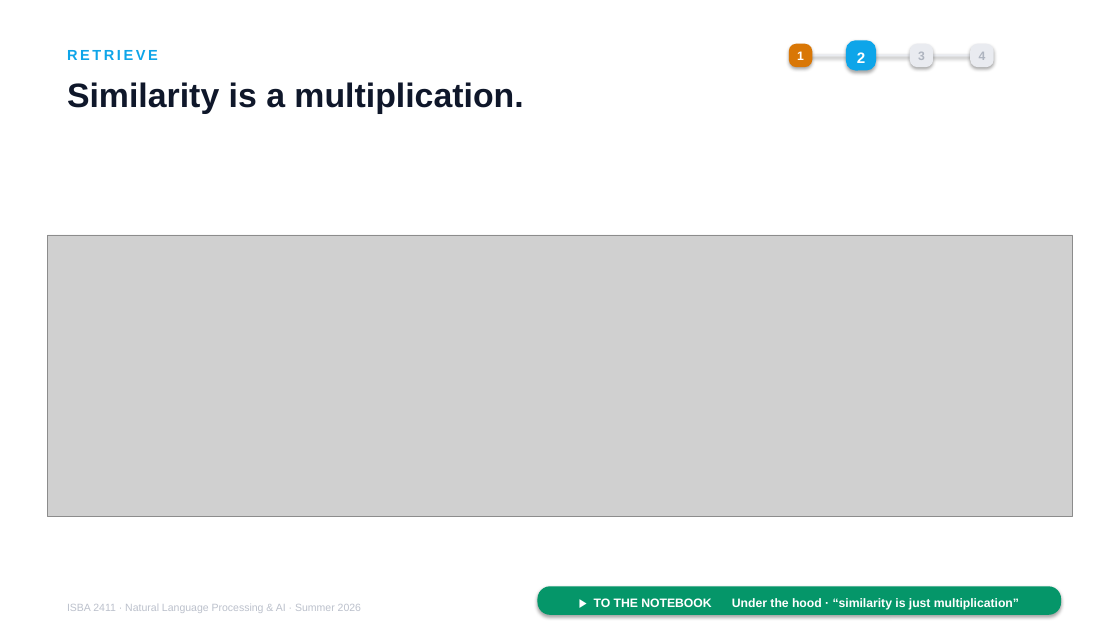
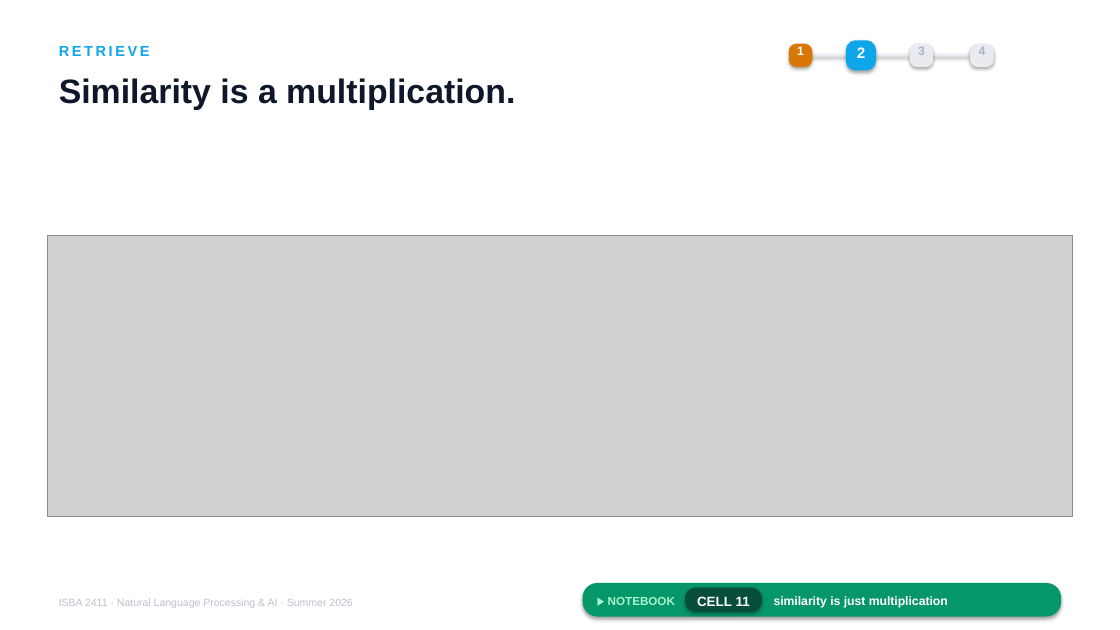
Before and after one commit to JulesMalin/isba2411-nlp, a slide deck: slide 12 of Week 7/L13_Support_Copilot.pptx. Drawn at 1120x630 pixels with LibreOffice and Linux fonts; fonts in the diff are those of the drawing; grey boxes stand for pictures. Boxes give left, top, right and bottom in pixels: in the first picture for what was removed or moved away, otherwise in the second. Text is boxed around its words. In the diff, an @@ line names an element or a change of style, - is before the commit and + after.

```diff
--- a/Week 7/L13_Support_Copilot.pptx
+++ b/Week 7/L13_Support_Copilot.pptx
@@ 7 texts: place and size @@
-7 texts at (67, 50, 986, 613)
+7 texts at (59, 46, 986, 608)
@@ rounded rectangle: place and size @@
-rounded rectangle at (538, 586, 1061, 615)
+rounded rectangle at (582, 583, 1061, 617)
@@ text added at (608, 597, 675, 605), 10 pt, text #A7F3D0, bold @@
+▶ NOTEBOOK
@@ rounded rectangle added at (685, 588, 761, 613), fill #064E3B @@
@@ text added at (697, 596, 750, 606), 11.5 pt, text #FFFFFF, bold @@
+CELL 11
@@ text at (774, 596, 948, 608): text changed @@
-▶ TO THE NOTEBOOK Under the hood · “similarity is just multiplication”
+similarity is just multiplication
```
Also in this commit, not shown: 16 other slides changed.
